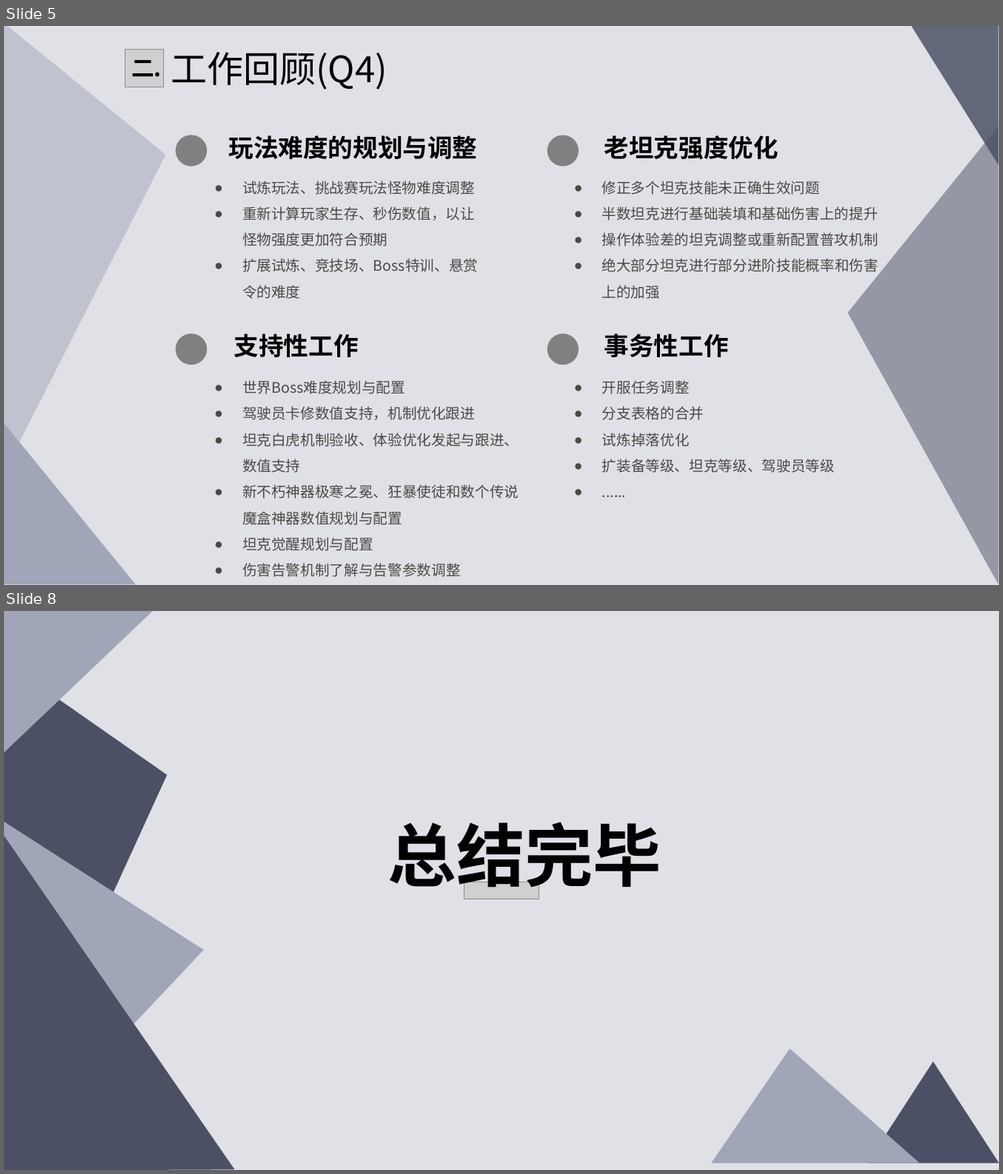
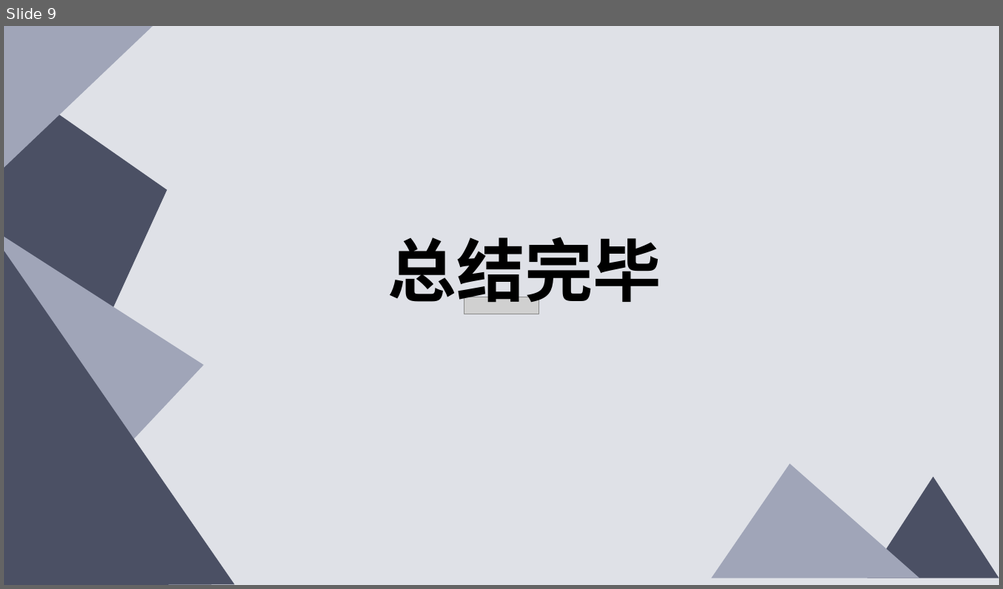
Before and after one commit to qilin0433/Myfile, a slide deck: 总结报告/祁麟2022Q4年度工作总结.pptx. Shown one above the other, each under a label of ours: slides 5 and 8 before the commit, slide 9 after it; the slides between them are not shown. The pictures are 1003x1174 and 1003x589 pixels, drawn with LibreOffice and Linux fonts; fonts in the diff are those of the drawing; grey boxes stand for pictures. Boxes give left, top, right and bottom in pixels: in the first picture for what was removed or moved away, otherwise in the second. Text is boxed around its words. In the diff, an @@ line names an element or a change of style, - is before the commit and + after.

```diff
--- a/总结报告/祁麟2022Q4年度工作总结.pptx
+++ b/总结报告/祁麟2022Q4年度工作总结.pptx
@@ slide 5 removed at (4,26,999,585), background #DFE1E7 @@
@@ triangle removed at (4,26,166,473) @@
@@ triangle removed at (910,26,999,165) @@
@@ picture removed at (125,49,163,87) @@
@@ text removed at (131,60,162,77) @@
-二.
@@ text removed at (170,52,387,90) @@
-工作回顾(Q4)
@@ ellipse removed at (176,135,207,167) @@
@@ text removed at (229,136,478,159) @@
-玩法难度的规划与调整
@@ ellipse removed at (547,135,578,167) @@
@@ text removed at (604,136,778,160) @@
-老坦克强度优化
@@ triangle removed at (848,127,998,585) @@
@@ text removed at (242,181,478,299) @@
-● 试炼玩法、挑战赛玩法怪物难度调整
-● 重新计算玩家生存、秒伤数值，以让怪物强度更加符合预期
-● 扩展试炼、竞技场、Boss特训、悬赏令的难度
@@ text removed at (602,181,878,299) @@
-● 修正多个坦克技能未正确生效问题
-● 半数坦克进行基础装填和基础伤害上的提升
-● 操作体验差的坦克调整或重新配置普攻机制
-● 绝大部分坦克进行部分进阶技能概率和伤害上的加强
@@ ellipse removed at (176,334,207,366) @@
@@ text removed at (234,334,358,358) @@
-支持性工作
@@ ellipse removed at (547,334,578,366) @@
@@ text removed at (604,334,728,358) @@
-事务性工作
@@ text removed at (242,380,518,577) @@
-● 世界Boss难度规划与配置
-● 驾驶员卡修数值支持，机制优化跟进
-● 坦克白虎机制验收、体验优化发起与跟进、数值支持
-● 新不朽神器极寒之冕、狂暴使徒和数个传说魔盒神器数值规划与配置
-● 坦克觉醒规划与配置
-● 伤害告警机制了解与告警参数调整
@@ text removed at (602,380,834,473) @@
-● 开服任务调整
-● 分支表格的合并
-● 试炼掉落优化
-● 扩装备等级、坦克等级、驾驶员等级
-● ......
@@ triangle removed at (4,423,136,585) @@
@@ what was slide 8 is now slide 9 @@
```
Also in this commit, not shown: 3 slides changed, 5 slides added, 3 other slides removed, 5 other files.
